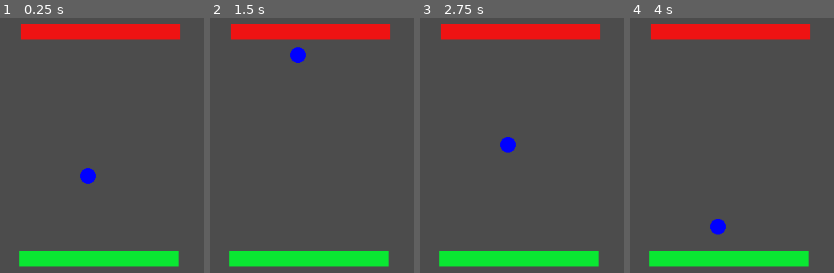
Above: before the commit, frames 1-4 (left to right).
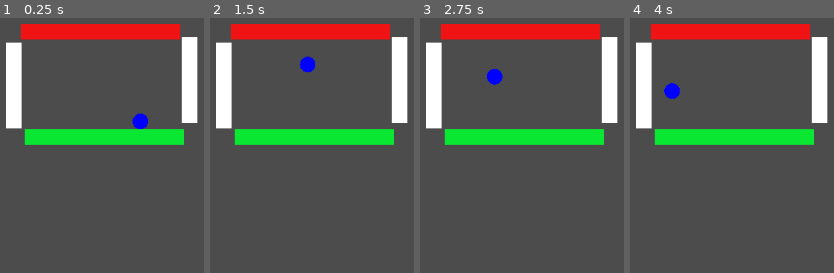
Above: after the commit, the same moments.

Repository: bitwes/GutTutorials
Game: Godot game, scene res://scenes/Game.tscn
Two runs of this game, one before a commit and one after it. Both use one fixed random seed, a clock stepped at 60 frames per second and the inputs below. The project has no main scene, so this scene is started directly.
Inputs:
- Up to frame 1 (0.25 s): no input
- Up to frame 2 (1.5 s): no input
- Up to frame 3 (2.75 s): no input
- Up to frame 4 (4 s): no input

The runs differ from the first frame. In frame 1, 16% of the frame differs, in the area x 2-98%, y 7-98%; in frame 2, 16%; in frame 3, 16%; in frame 4, 16%.

Commit message:
make scene

Diff:
--- a/TddAndPong/Episode3/scenes/Game.tscn
+++ b/TddAndPong/Episode3/scenes/Game.tscn
@@ -1,19 +1,26 @@
-[gd_scene load_steps=4 format=2]
+[gd_scene load_steps=5 format=2]
 
 [ext_resource path="res://scripts/game.gd" type="Script" id=1]
 [ext_resource path="res://scenes/Ball.tscn" type="PackedScene" id=2]
 [ext_resource path="res://scenes/Wall.tscn" type="PackedScene" id=3]
+[ext_resource path="res://scenes/Paddle.tscn" type="PackedScene" id=4]
 
 [node name="Game" type="Node2D"]
 script = ExtResource( 1 )
 
 [node name="Ball" parent="." instance=ExtResource( 2 )]
-position = Vector2( 448, 266 )
+position = Vector2( 462, 218 )
 
 [node name="TopWall" parent="." instance=ExtResource( 3 )]
 position = Vector2( 464, 156 )
 _color = Color( 0.941176, 0.0784314, 0.0784314, 1 )
 
 [node name="BottomWall" parent="." instance=ExtResource( 3 )]
-position = Vector2( 462, 447 )
+position = Vector2( 469, 291 )
 _color = Color( 0.0431373, 0.909804, 0.2, 1 )
+
+[node name="P1Paddle" parent="." instance=ExtResource( 4 )]
+position = Vector2( 353, 225 )
+
+[node name="P2Paddle" parent="." instance=ExtResource( 4 )]
+position = Vector2( 578, 218 )
--- /dev/null
+++ b/TddAndPong/Episode3/scenes/Paddle.tscn
@@ -0,0 +1,14 @@
+[gd_scene load_steps=3 format=2]
+
+[ext_resource path="res://scripts/paddle.gd" type="Script" id=1]
+
+[sub_resource type="RectangleShape2D" id=1]
+extents = Vector2( 10, 54.8 )
+
+[node name="Paddle" type="Area2D"]
+script = ExtResource( 1 )
+
+[node name="Shape" type="CollisionShape2D" parent="."]
+shape = SubResource( 1 )
+
+[connection signal="area_entered" from="." to="." method="_on_Paddle_area_entered"]
--- a/TddAndPong/Episode3/scripts/game.gd
+++ b/TddAndPong/Episode3/scripts/game.gd
@@ -2,4 +2,4 @@
 
 func _ready():
 	$Ball.set_speed(300)
-	$Ball.set_direction(Vector2(0, 1))
+	$Ball.set_direction(Vector2(1, 1))
--- a/TddAndPong/Episode3/scripts/paddle.gd
+++ b/TddAndPong/Episode3/scripts/paddle.gd
@@ -1,4 +1,14 @@
+extends Area2D
+
 func bounce(ball):
 	var new_y = rand_range(-.5, .5)
 	var new_x = ball.get_direction().x * -1
 	ball.set_direction(Vector2(new_x, new_y))
+
+func _draw():
+	var e = $Shape.shape.extents
+	draw_rect(Rect2(e.x * -1, e.y * -1, e.x * 2, e.y * 2), Color(1, 1, 1))#_color)
+
+
+func _on_Paddle_area_entered(area):
+	bounce(area)
